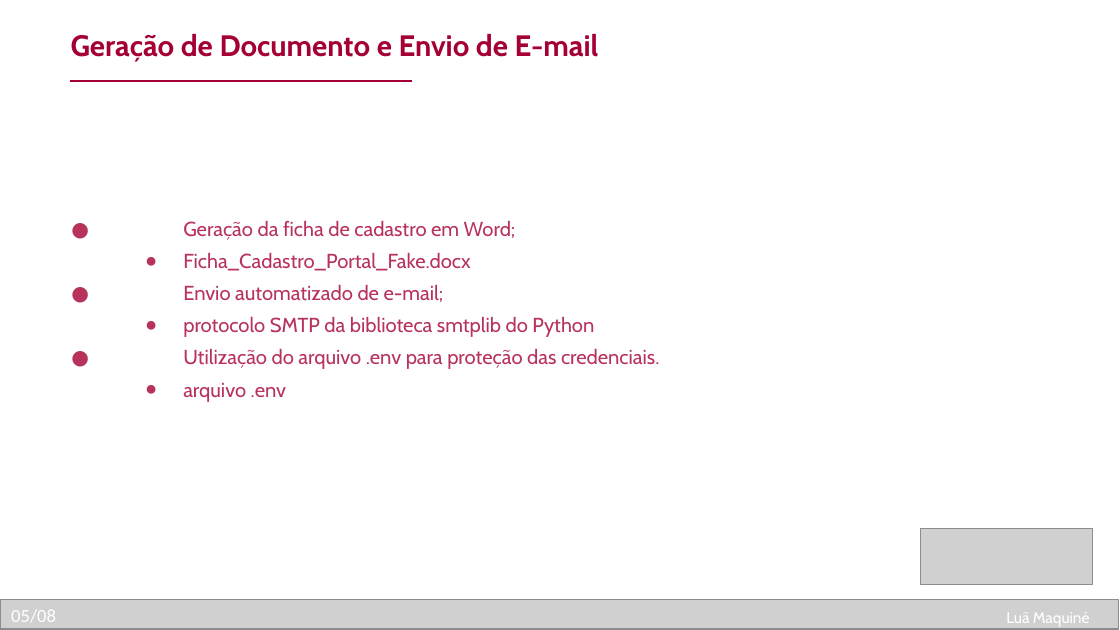
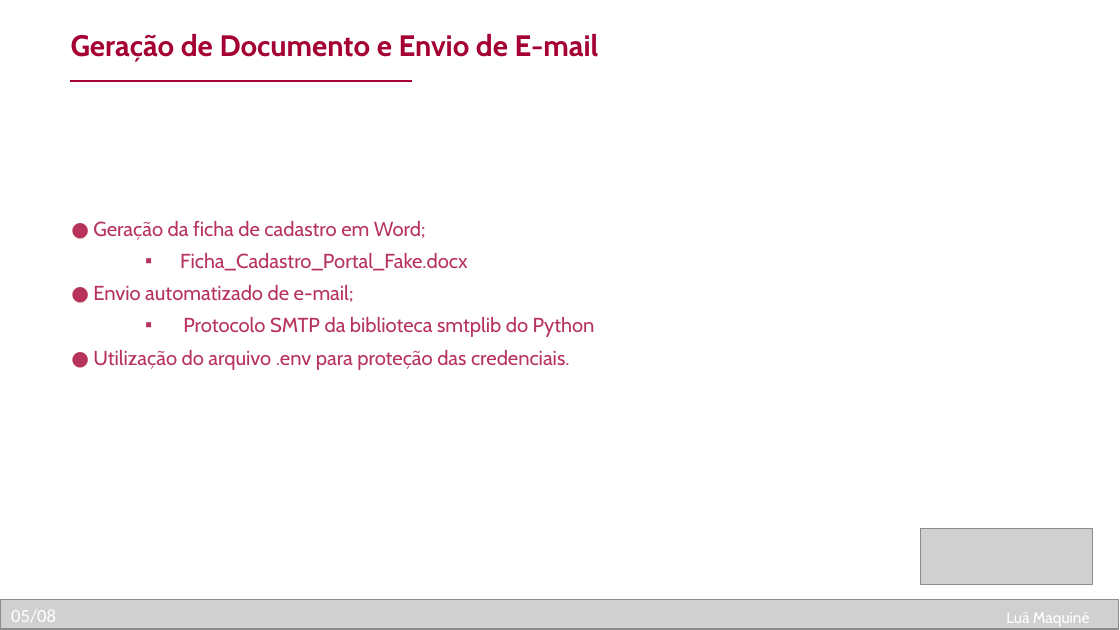
Before and after one commit to luanmaquin2/HyperAutomationPortalFake, a slide deck: slide 5 of Relatório Final/PortalFake.pptx. Drawn at 1120x630 pixels with LibreOffice and Linux fonts; fonts in the diff are those of the drawing; grey boxes stand for pictures; background and template pictures are left out. Boxes give left, top, right and bottom in pixels: in the first picture for what was removed or moved away, otherwise in the second. Text is boxed around its words. In the diff, an @@ line names an element or a change of style, - is before the commit and + after.

```diff
--- a/Relatório Final/PortalFake.pptx
+++ b/Relatório Final/PortalFake.pptx
@@ text at bbox=[180, 253, 467, 271]: bullet ● to ▪ @@
@@ text at bbox=[183, 317, 595, 337]: text changed @@
-● protocolo SMTP da biblioteca smtplib do Python
+▪ Protocolo SMTP da biblioteca smtplib do Python
@@ text at bbox=[183, 383, 286, 402]: paragraph removed @@
-● arquivo .env
```
Also in this commit, not shown: 1 other slide changed.
